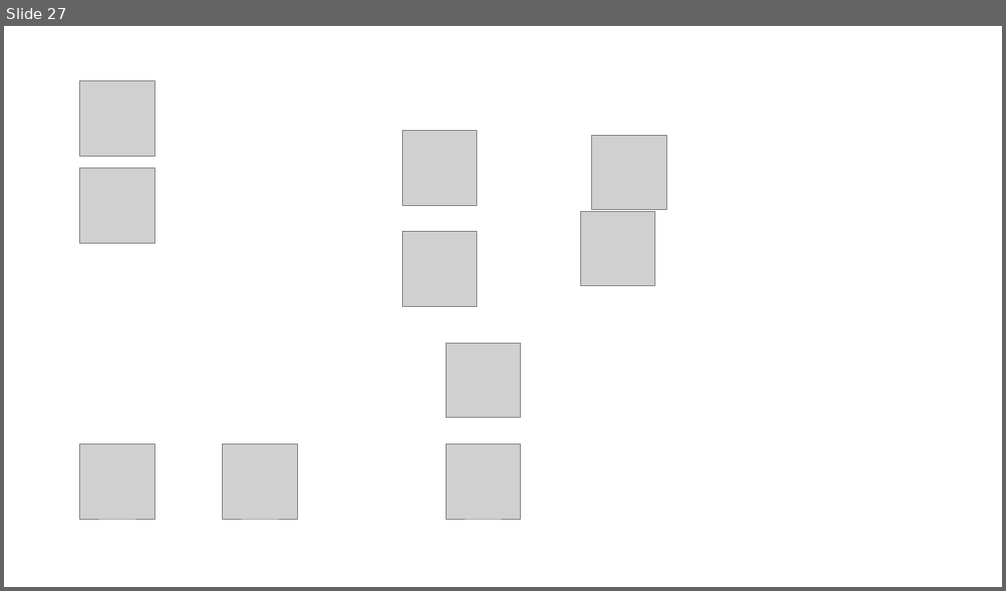
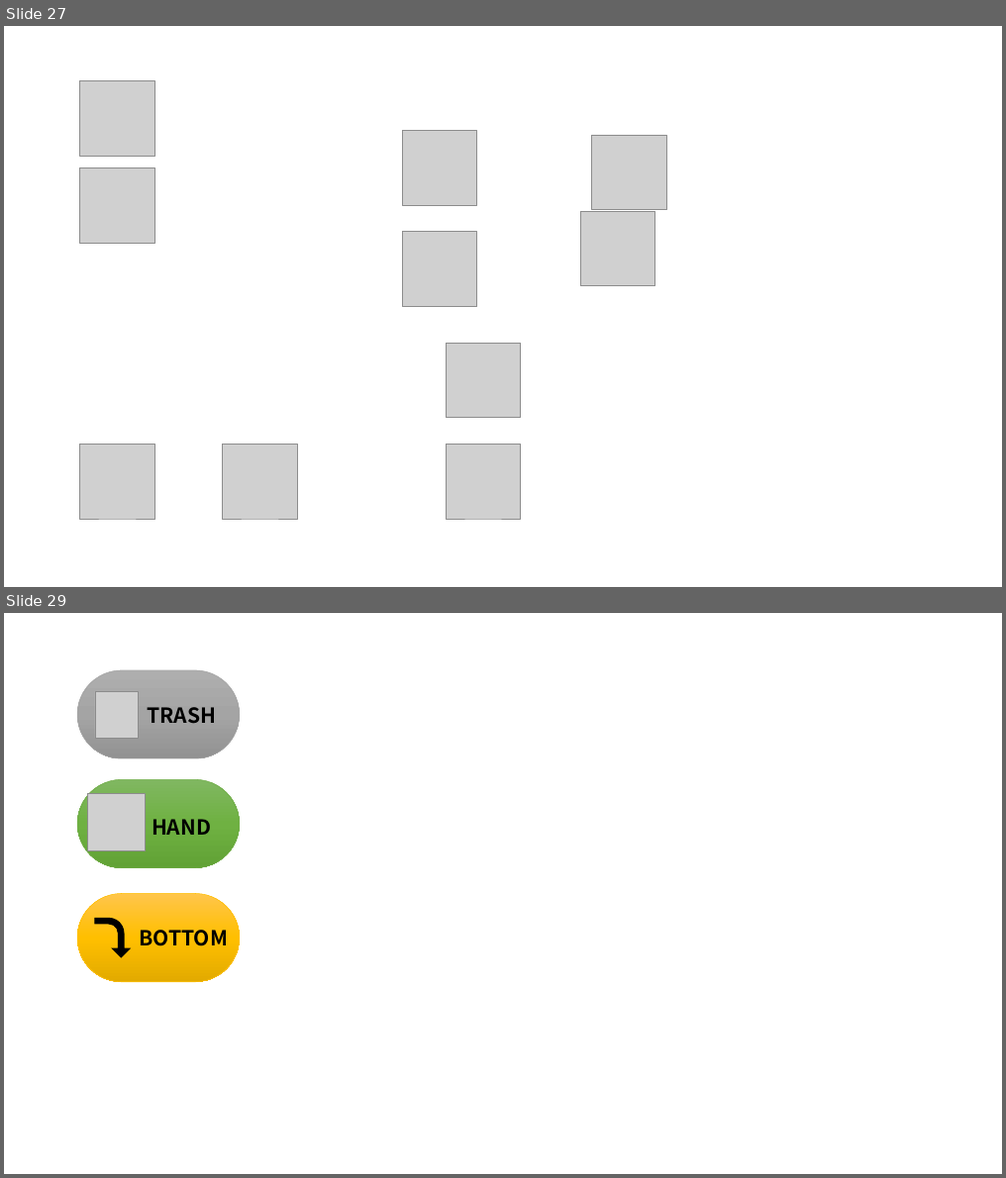
Before and after one commit to suttokoTaro/LorcanaCard, a slide deck: Assets/Documents_etc/アイコン作成.pptx. Shown one above the other, each under a label of ours: slide 27 before the commit, slides 27 and 29 after it; the slides between them are not shown. The pictures are 1006x591 and 1006x1178 pixels, drawn with LibreOffice and Linux fonts; fonts in the diff are those of the drawing; grey boxes stand for pictures. Boxes give left, top, right and bottom in pixels: in the first picture for what was removed or moved away, otherwise in the second. Text is boxed around its words. In the diff, an @@ line names an element or a change of style, - is before the commit and + after.

```diff
--- a/Assets/Documents_etc/アイコン作成.pptx
+++ b/Assets/Documents_etc/アイコン作成.pptx
@@ slide 29 added at bbox=[4, 613, 1002, 1174], background #FFFFFF @@
@@ rounded rectangle added at bbox=[77, 670, 240, 759], fill gradient #AFAFAF to #A5A5A5 to #939393, outline #A5A5A5 0.5 pt @@
@@ picture added at bbox=[95, 691, 138, 738] @@
@@ text added at bbox=[147, 707, 216, 724], 20 pt, text #000000, bold @@
+TRASH
@@ rounded rectangle added at bbox=[77, 780, 240, 868], fill gradient #81B861 to #6FB242 to #62A336, outline #70AD47 0.5 pt @@
@@ picture added at bbox=[88, 793, 146, 851] @@
@@ text added at bbox=[152, 819, 211, 835], 20 pt, text #000000, bold @@
+HAND
@@ rounded rectangle added at bbox=[77, 894, 240, 982], fill gradient #FFC64B to #FFC000 to #E3AB00, outline #FFC000 0.5 pt @@
@@ bent arrow added at bbox=[95, 919, 130, 958], fill #000000, outline #000000 1 pt @@
@@ text added at bbox=[139, 930, 228, 947], 20 pt, text #000000, bold @@
+BOTTOM
```
Also in this commit, not shown: 1 slide changed, 1 other slide added, 2 other files.
